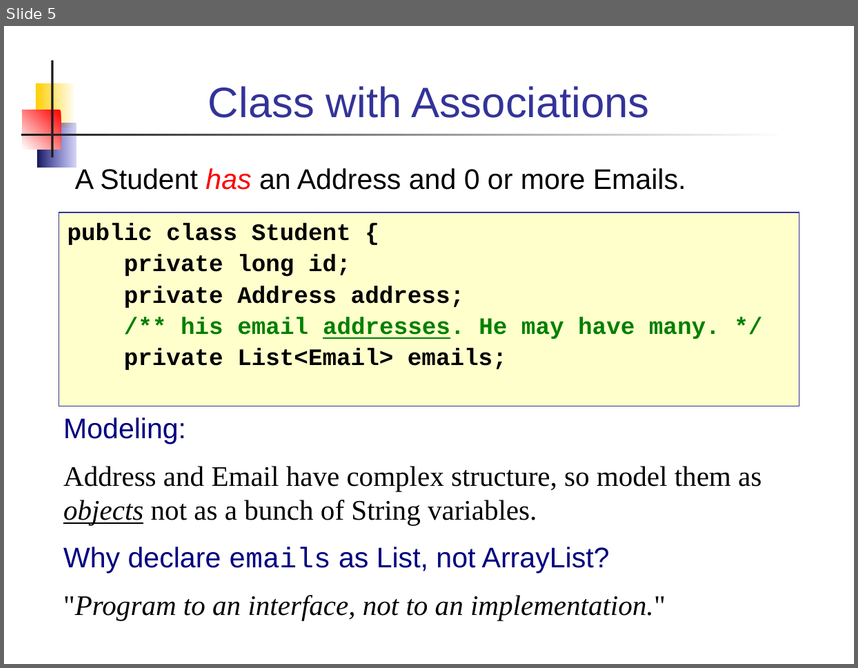
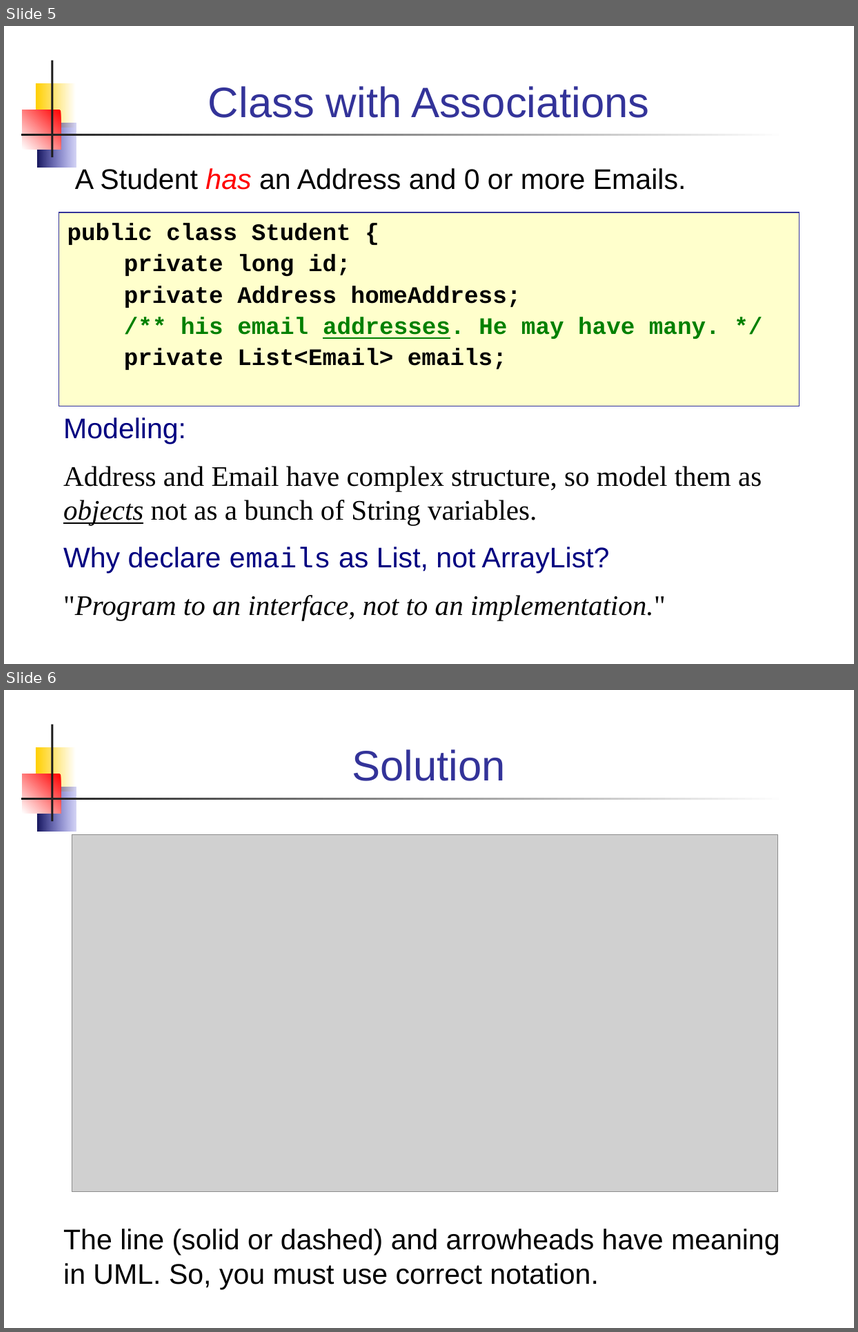
Before and after one commit to skeoop/skeoop.github.io, a slide deck: week2/4-UML Class Diagram.ppt. Shown one above the other, each under a label of ours: slide 5 before the commit, slides 5 and 6 after it. The pictures are 858x668 and 858x1332 pixels, drawn with LibreOffice and Linux fonts; fonts in the diff are those of the drawing; grey boxes stand for pictures. Boxes give left, top, right and bottom in pixels: in the first picture for what was removed or moved away, otherwise in the second. Text is boxed around its words. In the diff, an @@ line names an element or a change of style, - is before the commit and + after.

```diff
--- a/week2/4-UML Class Diagram.ppt
+++ b/week2/4-UML Class Diagram.ppt
@@ slide 6 added at (4, 690, 854, 1328), background #FFFFFF; not listed: 5 template elements that a slide beside it also shows @@
@@ title added at (352, 749, 505, 781), 36 pt, text #333399 @@
+Solution
@@ picture added at (72, 834, 777, 1192) @@
@@ text added at (63, 1228, 780, 1289), 24 pt, text #000000 @@
+The line (solid or dashed) and arrowheads have meaning in UML. So, you must use correct notation.
@@ slide 5 changed as well @@
@@ text in rectangle at (124, 285, 522, 308): text changed @@
-private Address address;
+private Address homeAddress;
```
Also in this commit, not shown: 1 other slide changed, 2 other slides added, 14 other files.
